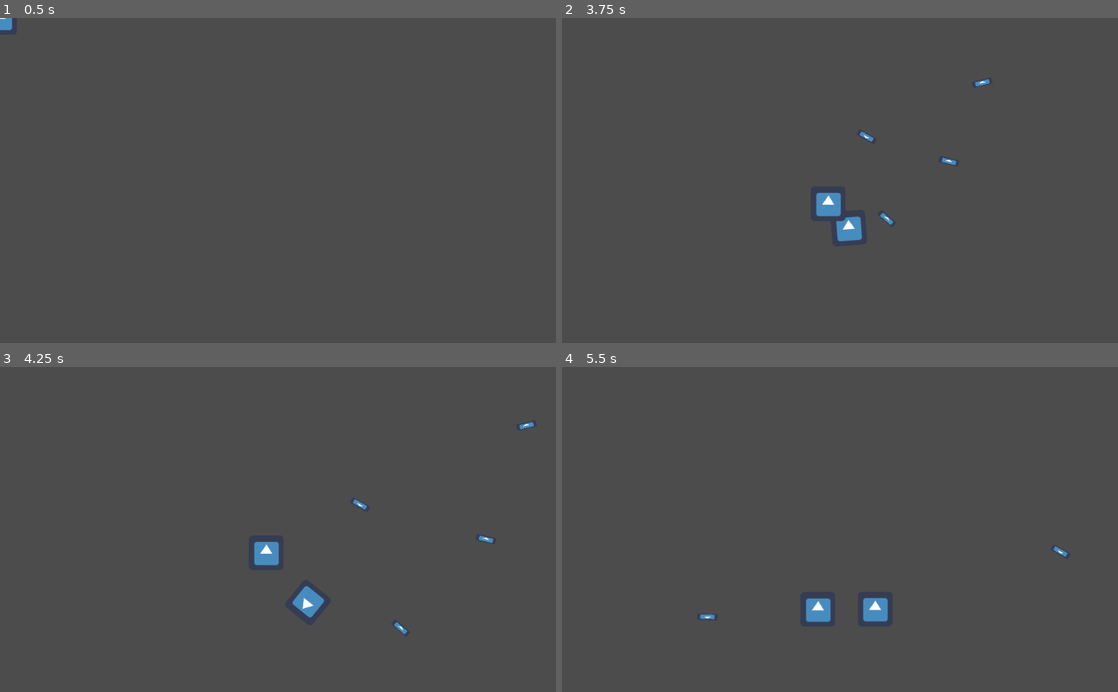
Above: before the commit, frames 1-4 (two rows, left to right).
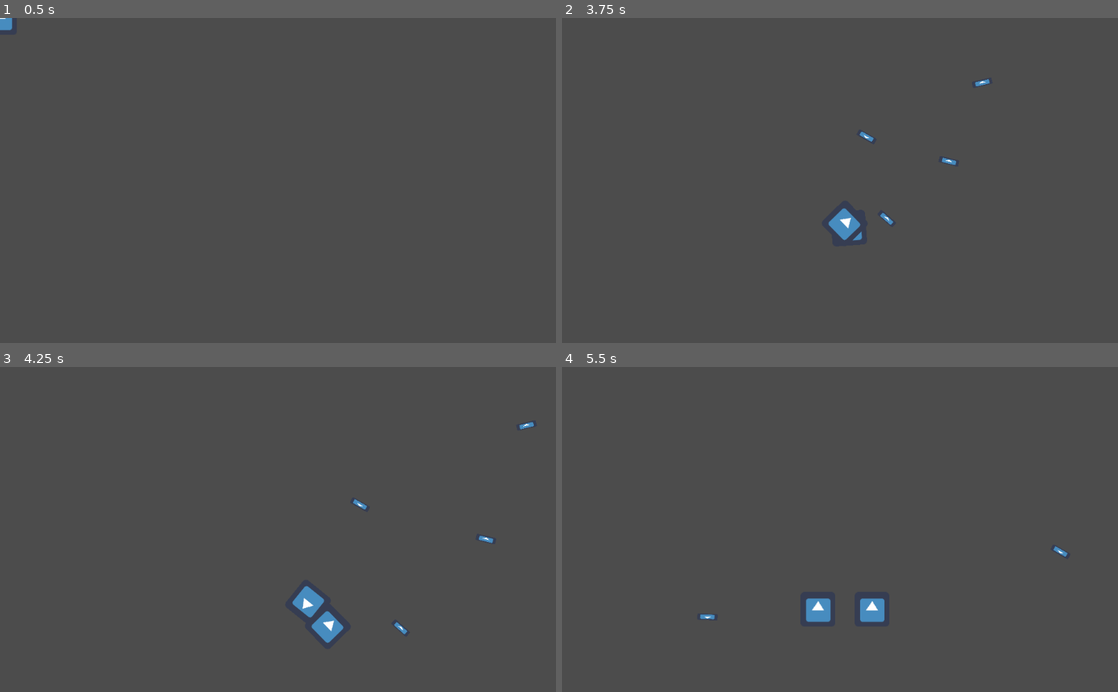
Above: after the commit, the same moments.

Repository: adrianriverof/juego-viaje
Game: Godot game, scene res://player.tscn
Same seed, same stepped clock (60 frames per second), same inputs: the game is played once before the commit and once after it. The project has no main scene, so this scene is started directly. The engine's default icon, where the game draws it, is replaced by a stand-in: a white triangle on a blue panel in a dark square.
Inputs:
- Up to frame 1 (0.5 s): no input
- Up to frame 2 (3.75 s): tap Enter at 0.5 s; hold Right (p1right) 0.53-1.28 s; hold A (p1mine) 0.53-1.28 s; tap Space at 1.25 s; hold Down (p1down) 1.28-2.03 s; tap A (p1mine) at 1.35, 2.3, 2.85 s; hold Right (p1right) 2.03-2.78 s; hold S (p1shoot) 2.03-2.78 s; hold Up (p1up) 2.78-3.53 s; hold Left (p1left) from 3.53 s (still down); hold A (p1mine) from 3.53 s (still down)
- Up to frame 3 (4.25 s): keep holding Left (p1left); keep holding A (p1mine)
- Up to frame 4 (5.5 s): release A (p1mine) at 4.28 s; tap S (p1shoot) at 4.35 s; tap A (p1mine) at 4.55 s; release Left (p1left) at 5.03 s; hold Down (p1down) from 5.03 s (still down); hold A (p1mine) from 5.03 s (still down)

Frame 1 is identical in both runs. In frame 2, 0.6% of the frame differs, in the area x 45-54%, y 53-69%; in frame 3, 0.7%, in the area x 45-62%, y 53-86%; in frame 4, 0.2%.

Commit message:
mina tiene inercia

Diff:
--- /dev/null
+++ b/mine.gd
@@ -0,0 +1,45 @@
+extends Area2D
+
+
+
+
+var direction
+var direction_vect = Vector2(0,0)
+var speed = 5
+var factor_inercia = 0.01
+
+var parent_velocity = Vector2.ZERO
+var inertia = Vector2(0,0)
+var velocity = Vector2(0,0)
+
+
+func _ready():
+	calcula_inercia()
+	rota_la_direccion()
+	aplica_inercia_y_velocidad()
+	rotacion_general()
+
+func calcula_inercia():
+	inertia = parent_velocity * factor_inercia
+
+func rota_la_direccion():
+	direction_vect = direction_vect.rotated(direction)
+
+func aplica_inercia_y_velocidad():
+	velocity = inertia + direction_vect * speed
+
+func rotacion_general():
+	rotation = direction
+
+
+func _physics_process(delta):
+	translate(velocity)
+
+
+
+
+
+
+func explode():
+
+	queue_free()
--- a/mine.tscn
+++ b/mine.tscn
@@ -1,8 +1,10 @@
-[gd_scene load_steps=2 format=2]
+[gd_scene load_steps=3 format=2]
 
 [ext_resource path="res://icon.png" type="Texture" id=1]
+[ext_resource path="res://mine.gd" type="Script" id=2]
 
 [node name="mine" type="Area2D"]
+script = ExtResource( 2 )
 
 [node name="icon" type="Sprite" parent="."]
 texture = ExtResource( 1 )
--- a/player.gd
+++ b/player.gd
@@ -45,13 +45,14 @@
 
 	var mine_instance = mine.instance()
 	mine_instance.position = get_global_position()
-	#bullet_instance.parent_velocity = velocity
+	mine_instance.parent_velocity = velocity
+	mine_instance.direction = rotation
 	mine_instance.name = "p1mine"
 
 	get_tree().get_root().add_child(mine_instance)
 
 func explode_mine():
-	get_tree().get_root().get_node("p1mine").queue_free()
+	get_tree().get_root().get_node("p1mine").explode()
 	print("explota")
 
 func shoot():
